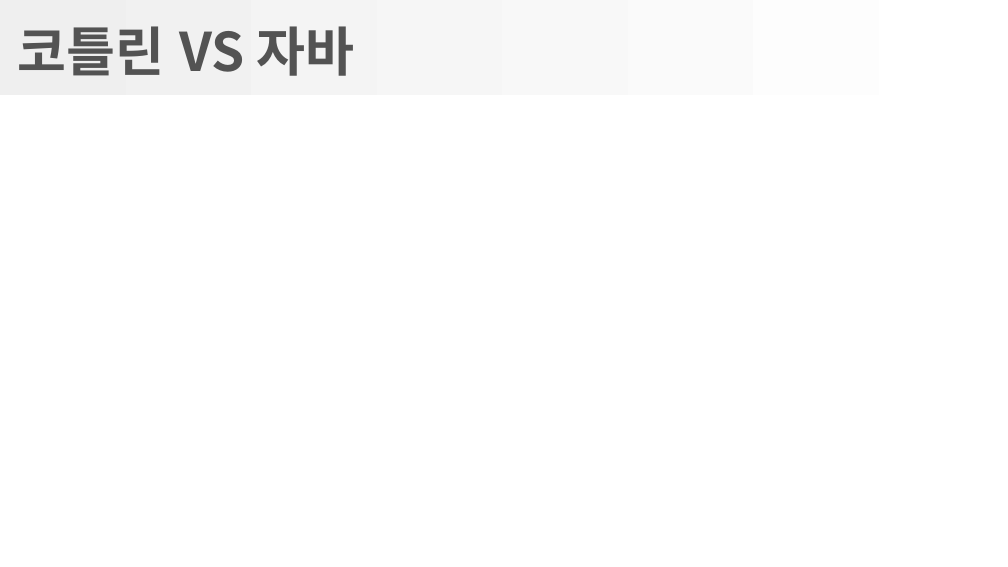
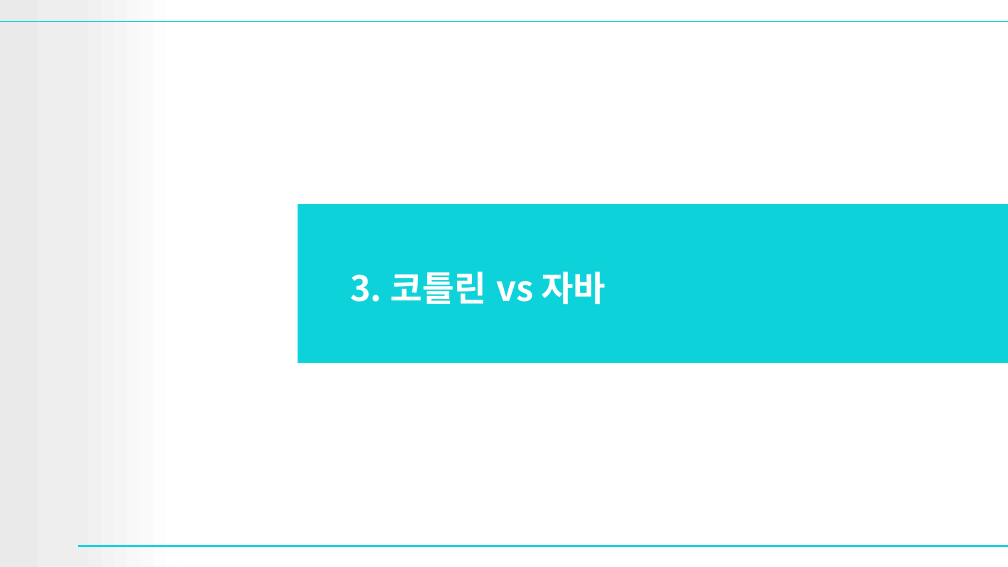
Before and after one commit to gatherKnowledge/Presentation, a slide deck: slide 15 of Kotlin/Kotlin.pptx (slide 21 before the commit). Drawn at 1008x567 pixels with LibreOffice and Linux fonts; fonts in the diff are those of the drawing; background and template pictures are left out. Boxes give left, top, right and bottom in pixels: in the first picture for what was removed or moved away, otherwise in the second. Text is boxed around its words. In the diff, an @@ line names an element or a change of style, - is before the commit and + after.

```diff
--- a/Kotlin/Kotlin.pptx
+++ b/Kotlin/Kotlin.pptx
@@ rectangle removed at bbox=[0, 0, 1004, 95] @@
@@ rectangle added at bbox=[0, 0, 178, 566], fill gradient #EAEAEA to #EEEEEE to #FFFFFF @@
@@ line added from (0, 21) to (1008, 21), #0DD2D9 1 pt @@
@@ rectangle added at bbox=[297, 205, 1008, 363], fill #0DD2D9 @@
@@ title at bbox=[350, 271, 606, 304]: text changed; size 38 to 25 pt; text colour #535353 to #FFFFFF @@
-코틀린 VS 자바
+3. 코틀린 vs 자바
@@ line added from (79, 546) to (1008, 546), #0DD2D9 1 pt @@
```
Also in this commit, not shown: 6 other slides changed, 11 slides added, 2 slides removed, 1 other file.
